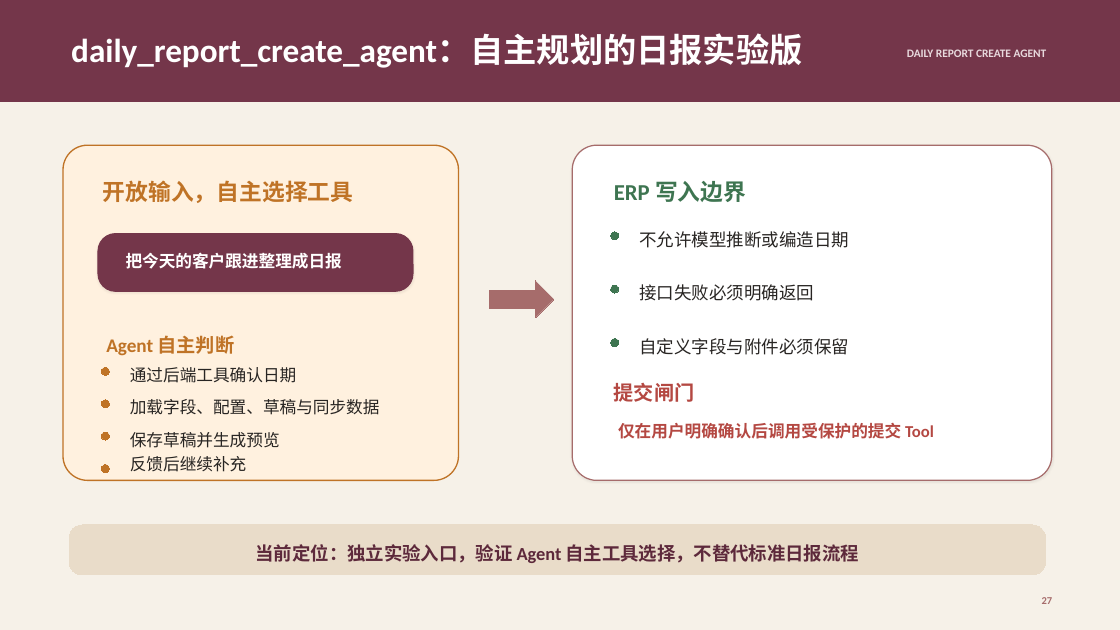
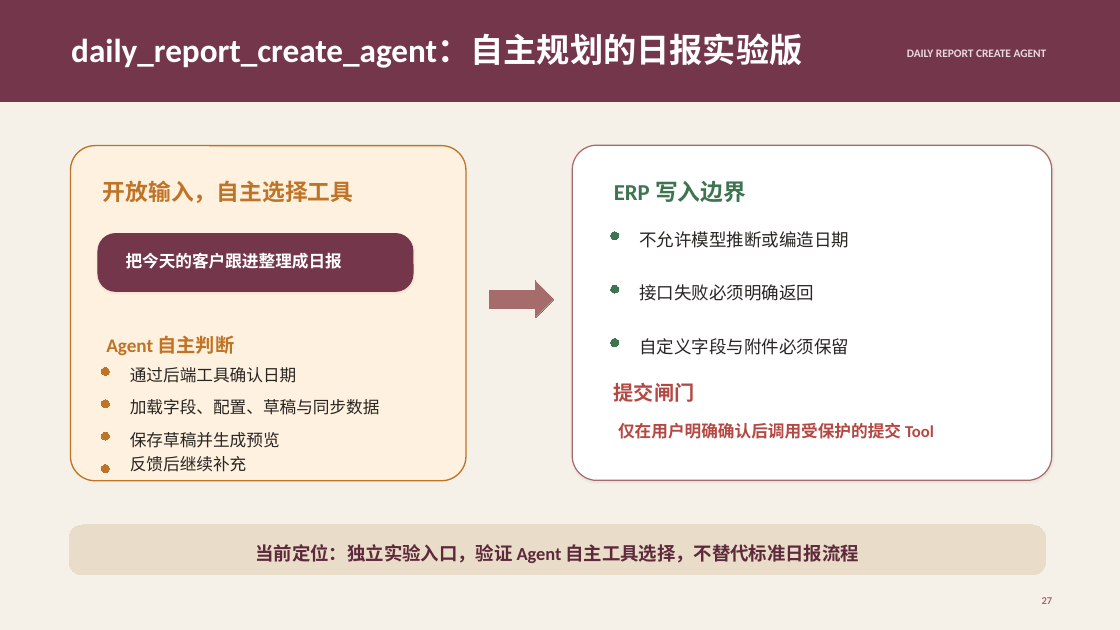
Before and after one commit to sangdongbo/langchain_study, a slide deck: slide 28 of ERP与AI融合实践.pptx. Drawn at 1120x630 pixels with LibreOffice and Linux fonts; fonts in the diff are those of the drawing. Boxes give left, top, right and bottom in pixels: in the first picture for what was removed or moved away, otherwise in the second. Text is boxed around its words. In the diff, an @@ line names an element or a change of style, - is before the commit and + after.

```diff
--- a/ERP与AI融合实践.pptx
+++ b/ERP与AI融合实践.pptx
@@ rounded rectangle: place and size @@
-rounded rectangle at <box>63,145,459,481</box>
+rounded rectangle at <box>71,145,466,481</box>
```
Also in this commit, not shown: 7 other slides changed, 46 other files.
